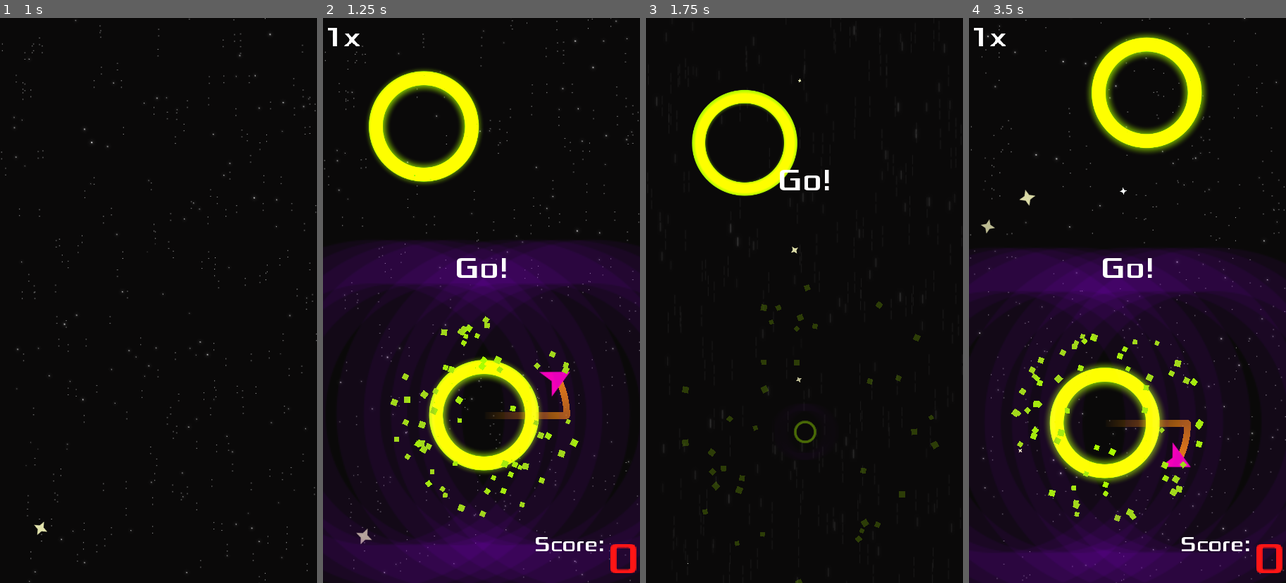
Above: before the commit, frames 1-4 (left to right).
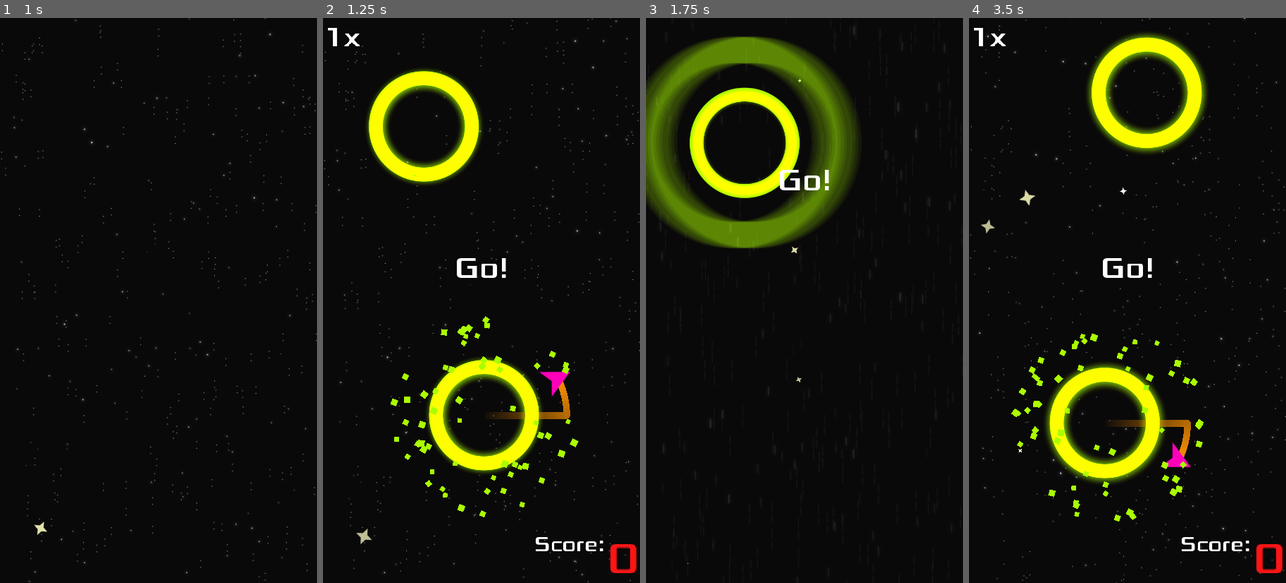
Above: after the commit, the same moments.

Repository: iustin-nita/Godot-Mobile-Game
Game: Godot game, scene res://Main.tscn
Two runs of this game, one before a commit and one after it. Both use one fixed random seed, a clock stepped at 60 frames per second and the inputs below.
Inputs (mouse positions are in pixels of both pictures, inside the frame that each line leads up to):
- Up to frame 1 (1 s): click (107, 283) at 0.5 s
- Up to frame 2 (1.25 s): no input
- Up to frame 3 (1.75 s): move the mouse to (874, 272) at 1.27 s; hold Right (ui_right) from 1.28 s (still down); click (874, 272) at 1.42 s
- Up to frame 4 (3.5 s): move the mouse to (1064, 328) at 2.02 s; release Right (ui_right) at 2.03 s; hold Down (ui_down) 2.03-2.75 s; click (1178, 554) at 2.75 s

Frame 1 is identical in both runs. In frame 2, 35% of the frame differs, in the area x 0-100%, y 39-100%; in frame 3, 14%; in frame 4, 34%.

Commit message:
tweak circles animations

Diff:
--- a/objects/Circle.gd
+++ b/objects/Circle.gd
@@ -96,12 +96,14 @@
 			$Label.show()
 			color = settings.theme["circle_limited"]
 	$Sprite.material.set_shader_param("color", color)
+	$SpriteEffect.material.set_shader_param("color", color)
 	$Particles2D.process_material.color = color
 
 func implode():
 	$Particles2D.emitting = true
 	jumper = null
-	$AnimationPlayer.play("implode")
+	$AnimationPlayer2.play("implode")
+	$AnimationPlayer.play("capture")
 	yield($AnimationPlayer, "animation_finished")
 	queue_free()
 
@@ -111,7 +113,7 @@
 	current_orbits = 0
 
 	jumper = target
-	$AnimationPlayer.play("capture")
+#	$AnimationPlayer.play("capture")
 	$Pivot.rotation = (jumper.position - position).angle()
 	orbit_start = $Pivot.rotation
 
--- a/objects/Circle.tscn
+++ b/objects/Circle.tscn
@@ -38,7 +38,7 @@
 shader_param/color = Color( 0.454902, 0, 0.721569, 1 )
 shader_param/angle_degrees = 0.0
 shader_param/Samples = 8
-shader_param/strength = 0.5966
+shader_param/strength = 0.1461
 shader_param/noise = ExtResource( 2 )
 
 [sub_resource type="CanvasItemMaterial" id=16]
@@ -103,7 +103,7 @@
 "times": PoolRealArray( 0, 0.5 ),
 "transitions": PoolRealArray( 4.14106, 1 ),
 "update": 0,
-"values": [ Vector2( 2, 2 ), Vector2( 0, 0 ) ]
+"values": [ Vector2( 1.2, 1.2 ), Vector2( 0, 0 ) ]
 }
 tracks/1/type = "value"
 tracks/1/path = NodePath("SpriteEffect:modulate")
@@ -115,7 +115,7 @@
 "times": PoolRealArray( 0, 0.5 ),
 "transitions": PoolRealArray( 1, 1 ),
 "update": 0,
-"values": [ Color( 1, 1, 1, 0.917647 ), Color( 1, 1, 1, 0 ) ]
+"values": [ Color( 1, 1, 1, 0.576471 ), Color( 1, 1, 1, 0 ) ]
 }
 tracks/2/type = "value"
 tracks/2/path = NodePath("SpriteEffect:visible")
@@ -139,7 +139,7 @@
 "times": PoolRealArray( 0, 0.2, 0.4, 0.5 ),
 "transitions": PoolRealArray( 0.196146, 0.0398301, 0.840896, 12.1257 ),
 "update": 0,
-"values": [ 0.4156, 0.6962, 0.4102, 0.1461 ]
+"values": [ 0.0712, 0.6962, 0.4102, 0.1461 ]
 }
 
 [sub_resource type="Animation" id=9]
@@ -149,7 +149,7 @@
 tracks/0/interp = 1
 tracks/0/loop_wrap = true
 tracks/0/imported = false
-tracks/0/enabled = true
+tracks/0/enabled = false
 tracks/0/keys = {
 "times": PoolRealArray( 0, 0.4 ),
 "transitions": PoolRealArray( 1, 1 ),
@@ -199,6 +199,114 @@
 "values": [ Vector2( 1, 1 ), Vector2( 0.9, 0.9 ) ]
 }
 
+[sub_resource type="Animation" id=17]
+length = 0.5
+tracks/0/type = "value"
+tracks/0/path = NodePath("SpriteEffect:scale")
+tracks/0/interp = 1
+tracks/0/loop_wrap = true
+tracks/0/imported = false
+tracks/0/enabled = true
+tracks/0/keys = {
+"times": PoolRealArray( 0, 0.5 ),
+"transitions": PoolRealArray( 4.14106, 1 ),
+"update": 0,
+"values": [ Vector2( 1.2, 1.2 ), Vector2( 0, 0 ) ]
+}
+tracks/1/type = "value"
+tracks/1/path = NodePath("SpriteEffect:modulate")
+tracks/1/interp = 1
+tracks/1/loop_wrap = true
+tracks/1/imported = false
+tracks/1/enabled = true
+tracks/1/keys = {
+"times": PoolRealArray( 0, 0.5 ),
+"transitions": PoolRealArray( 1, 1 ),
+"update": 0,
+"values": [ Color( 1, 1, 1, 0.576471 ), Color( 1, 1, 1, 0 ) ]
+}
+tracks/2/type = "value"
+tracks/2/path = NodePath("SpriteEffect:visible")
+tracks/2/interp = 1
+tracks/2/loop_wrap = true
+tracks/2/imported = false
+tracks/2/enabled = true
+tracks/2/keys = {
+"times": PoolRealArray( 0 ),
+"transitions": PoolRealArray( 1 ),
+"update": 1,
+"values": [ true ]
+}
+tracks/3/type = "value"
+tracks/3/path = NodePath("SpriteEffect:material:shader_param/strength")
+tracks/3/interp = 1
+tracks/3/loop_wrap = true
+tracks/3/imported = false
+tracks/3/enabled = true
+tracks/3/keys = {
+"times": PoolRealArray( 0, 0.2, 0.4, 0.5 ),
+"transitions": PoolRealArray( 0.196146, 0.0398301, 0.840896, 12.1257 ),
+"update": 0,
+"values": [ 0.0712, 0.6962, 0.4102, 0.1461 ]
+}
+
+[sub_resource type="Animation" id=18]
+length = 0.5
+tracks/0/type = "value"
+tracks/0/path = NodePath(".:scale")
+tracks/0/interp = 1
+tracks/0/loop_wrap = true
+tracks/0/imported = false
+tracks/0/enabled = false
+tracks/0/keys = {
+"times": PoolRealArray( 0, 0.5 ),
+"transitions": PoolRealArray( 1, 1 ),
+"update": 0,
+"values": [ Vector2( 1, 1 ), Vector2( 1e-05, 1e-05 ) ]
+}
+tracks/1/type = "value"
+tracks/1/path = NodePath(".:modulate")
+tracks/1/interp = 1
+tracks/1/loop_wrap = true
+tracks/1/imported = false
+tracks/1/enabled = true
+tracks/1/keys = {
+"times": PoolRealArray( 0, 0.2 ),
+"transitions": PoolRealArray( 1, 1 ),
+"update": 0,
+"values": [ Color( 1, 1, 1, 1 ), Color( 1, 1, 1, 0 ) ]
+}
+
+[sub_resource type="Animation" id=19]
+length = 0.4
+loop = true
+tracks/0/type = "value"
+tracks/0/path = NodePath("Sprite:scale")
+tracks/0/interp = 2
+tracks/0/loop_wrap = true
+tracks/0/imported = false
+tracks/0/enabled = false
+tracks/0/keys = {
+"times": PoolRealArray( 0, 0.2, 0.3, 0.4 ),
+"transitions": PoolRealArray( 1, 1, 0.965936, 1 ),
+"update": 0,
+"values": [ Vector2( 1, 1 ), Vector2( 1.1, 1.1 ), Vector2( 0.9, 0.9 ), Vector2( 1, 1 ) ]
+}
+
+[sub_resource type="Animation" id=20]
+tracks/0/type = "value"
+tracks/0/path = NodePath(".:scale")
+tracks/0/interp = 1
+tracks/0/loop_wrap = true
+tracks/0/imported = false
+tracks/0/enabled = true
+tracks/0/keys = {
+"times": PoolRealArray( 0, 1 ),
+"transitions": PoolRealArray( 1, 1 ),
+"update": 0,
+"values": [ Vector2( 1, 1 ), Vector2( 0.9, 0.9 ) ]
+}
+
 [sub_resource type="DynamicFontData" id=12]
 font_path = "res://assets/fonts/Xolonium-Regular.ttf"
 
@@ -218,10 +326,9 @@
 texture = ExtResource( 1 )
 
 [node name="SpriteEffect" type="Sprite" parent="."]
-visible = false
-modulate = Color( 1, 1, 1, 0.917647 )
+modulate = Color( 1, 1, 1, 0 )
 material = SubResource( 6 )
-scale = Vector2( 2, 2 )
+scale = Vector2( 1e-05, 1e-05 )
 texture = ExtResource( 1 )
 
 [node name="Particles2D" type="Particles2D" parent="."]
@@ -253,6 +360,12 @@
 anims/implode = SubResource( 9 )
 anims/music = SubResource( 10 )
 anims/test = SubResource( 11 )
+
+[node name="AnimationPlayer2" type="AnimationPlayer" parent="."]
+anims/capture = SubResource( 17 )
+anims/implode = SubResource( 18 )
+anims/music = SubResource( 19 )
+anims/test = SubResource( 20 )
 
 [node name="Label" type="Label" parent="."]
 anchor_left = 0.5
Not shown: 1 places in objects/Circle.tscn that only renumber resources
